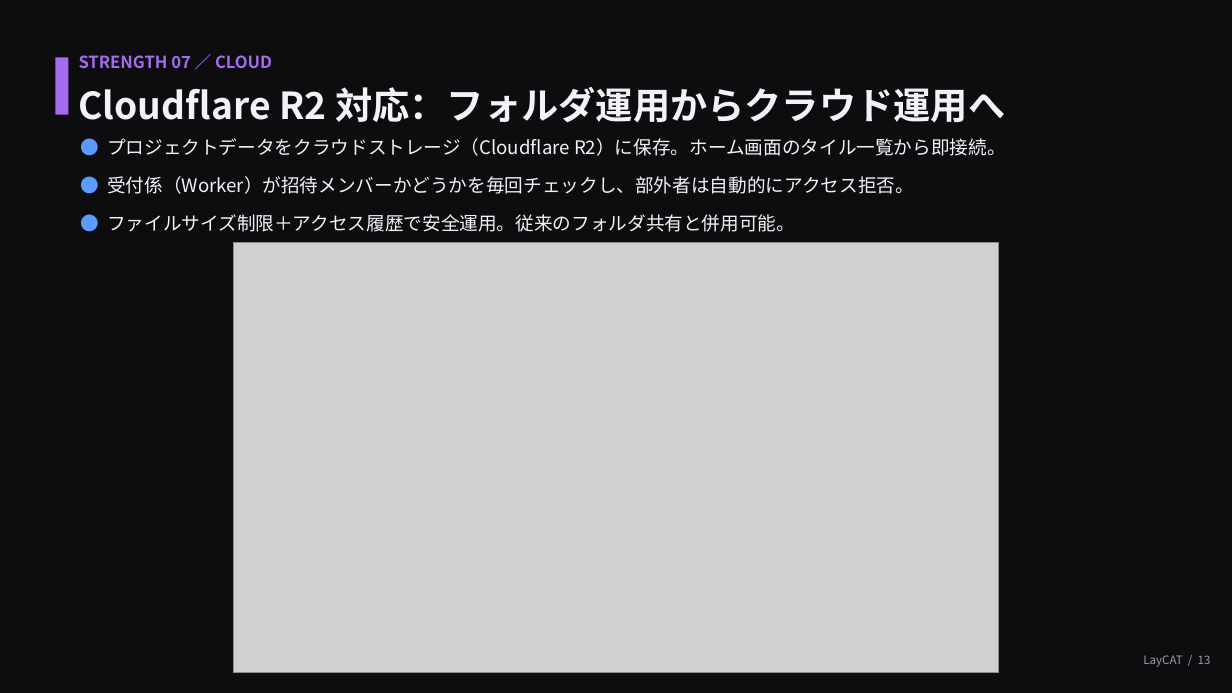
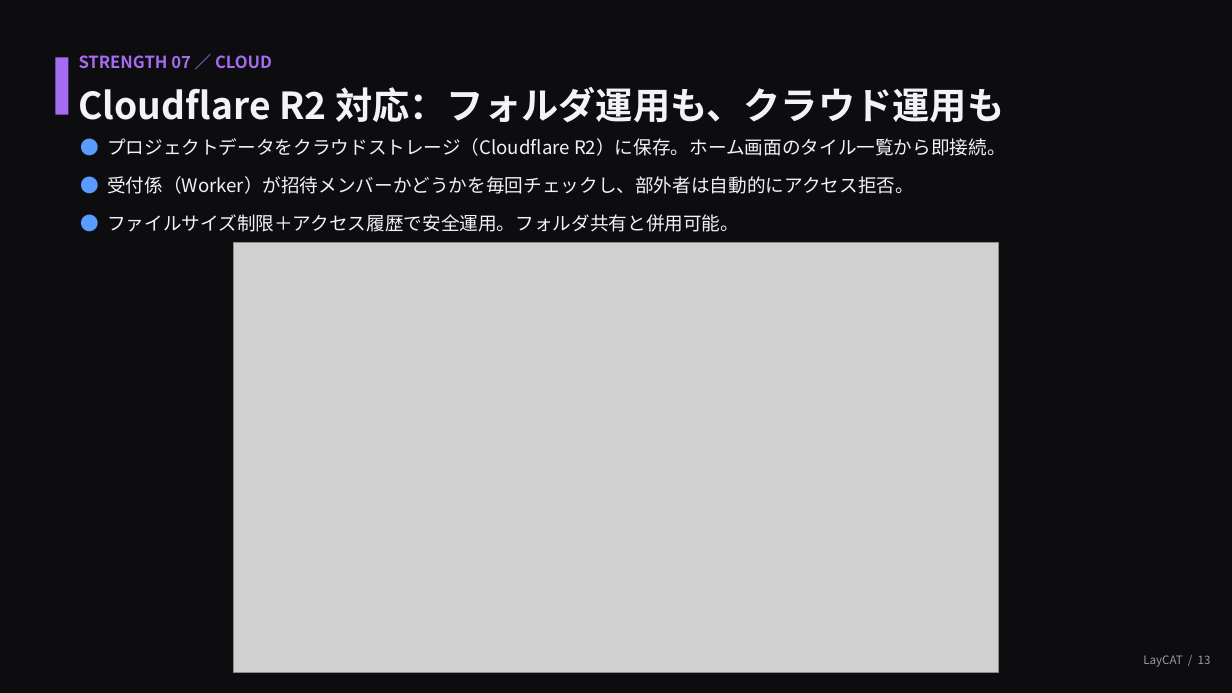
Before and after one commit to ogshaw03/lay_cat, a slide deck: slide 13 of LayCAT_紹介プレゼン.pptx. Drawn at 1232x693 pixels with LibreOffice and Linux fonts; fonts in the diff are those of the drawing; grey boxes stand for pictures. Boxes give left, top, right and bottom in pixels: in the first picture for what was removed or moved away, otherwise in the second. Text is boxed around its words. In the diff, an @@ line names an element or a change of style, - is before the commit and + after.

```diff
--- a/LayCAT_紹介プレゼン.pptx
+++ b/LayCAT_紹介プレゼン.pptx
@@ text at [79,87,1004,123]: text changed @@
-Cloudflare R2 対応：フォルダ運用からクラウド運用へ
+Cloudflare R2 対応：フォルダ運用も、クラウド運用も
@@ text at [107,214,739,232]: text changed @@
-● ファイルサイズ制限＋アクセス履歴で安全運用。従来のフォルダ共有と併用可能。
+● ファイルサイズ制限＋アクセス履歴で安全運用。フォルダ共有と併用可能。
```
Also in this commit, not shown: 3 other slides changed.
